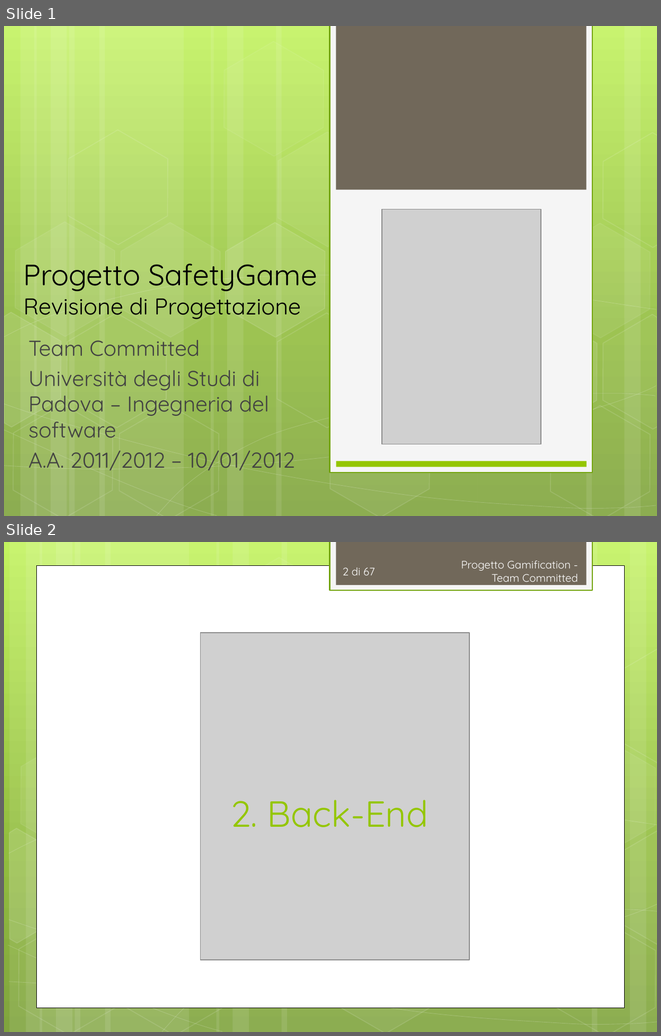
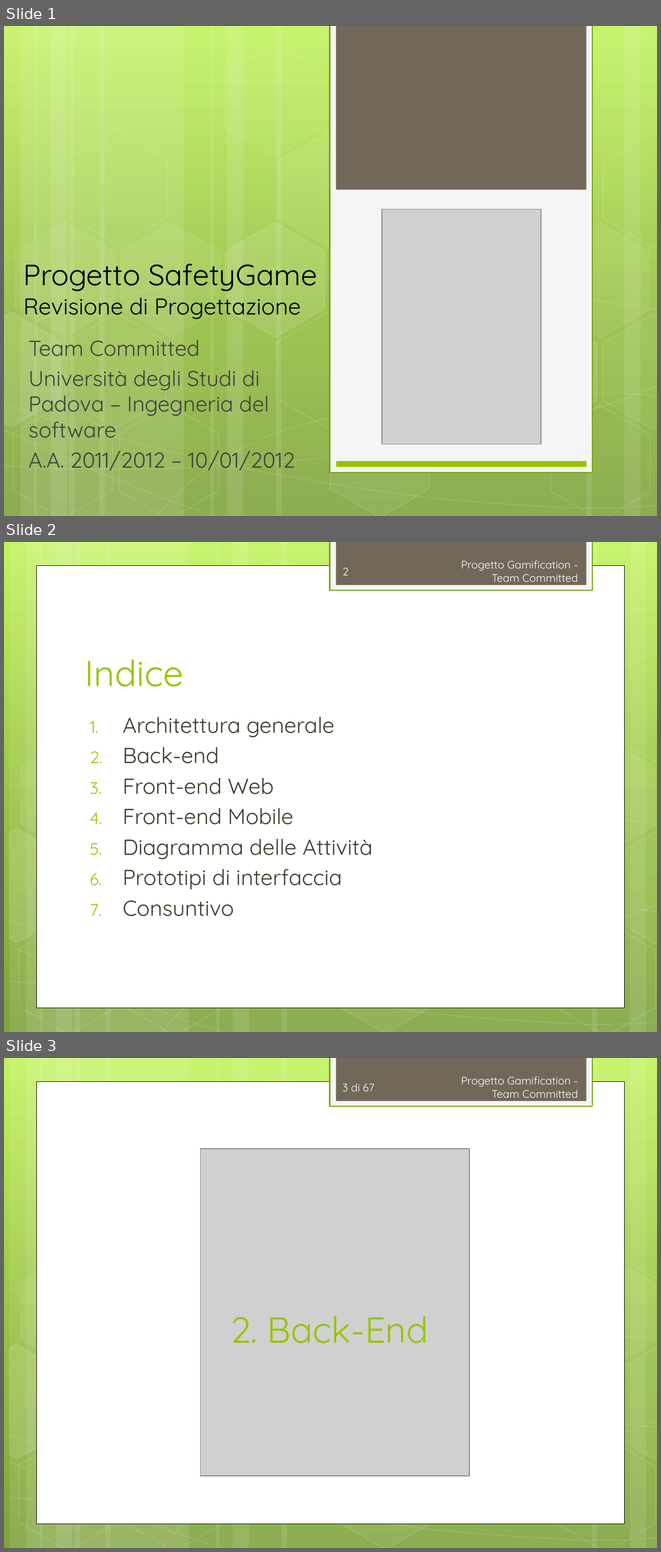
Before and after one commit to TeamCommitted/Team-Committed---Documenti, a slide deck: RP/Esterni/Presentazione/RP-Presentazione.pptx. Shown one above the other, each under a label of ours: slides 1 and 2 before the commit, slides 1, 2 and 3 after it. The pictures are 661x1036 and 661x1552 pixels, drawn with LibreOffice and Linux fonts; fonts in the diff are those of the drawing; grey boxes stand for pictures. Boxes give left, top, right and bottom in pixels: in the first picture for what was removed or moved away, otherwise in the second. Text is boxed around its words. In the diff, an @@ line names an element or a change of style, - is before the commit and + after.

Commit message:
[Presentazione] Fatta la mia parte e già aggiunta alla presentazione + creato indice

```diff
--- a/RP/Esterni/Presentazione/RP-Presentazione.pptx
+++ b/RP/Esterni/Presentazione/RP-Presentazione.pptx
@@ slide 2 added at [4, 542, 657, 1032], background gradient #C3F35F to #93BF3F to #81A53E; not listed: 31 template elements that a slide beside it also shows @@
@@ page number added at [343, 567, 349, 575], 12 pt, text #FEFEFE @@
+2
@@ text added at [461, 561, 578, 582], 12 pt, text #FEFEFE @@
+Progetto Gamification - Team Committed
@@ title added at [85, 659, 184, 687], 40 pt, text #94C600 @@
+Indice
@@ text added at [123, 716, 372, 916], 24 pt, text #3E3D2D @@
+1. Architettura generale
+2. Back-end
+3. Front-end Web
+4. Front-end Mobile
+5. Diagramma delle Attività
+6. Prototipi di interfaccia
+7. Consuntivo
@@ what was slide 2 is now slide 3 @@
@@ page number at [343, 1083, 374, 1091]: text changed @@
-2 di 67
+3 di 67
```
Also in this commit, not shown: 3 other slides added, 1 other file.
